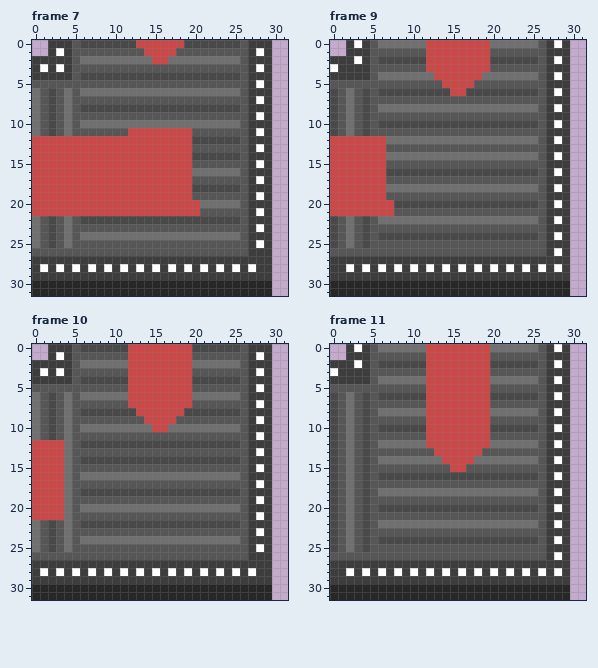
One commit to this pixel-art file: Assets/Sprites/Conveyors/down left curve conv.aseprite. Above is the file before it was changed.
32x32 pixels, 11 frames. Shown: frame 7, frame 9, frame 10, frame 11. The commit also changed other frames, which this record leaves out.
The same view after the edit:
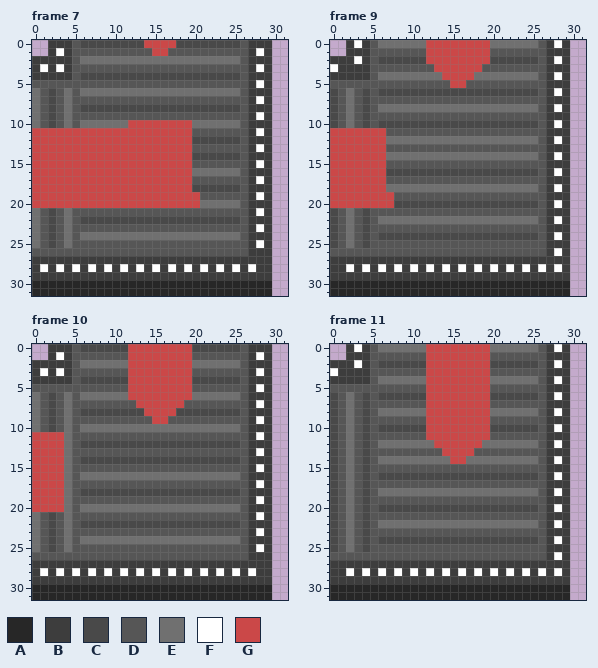
Palette (. is transparent): A #272727  B #3d3d3d  C #494949  D #565656  E #707070  F #ffffff  G #cb4848
Message: Updated Conveyor Curves
From old to new:
{"where": "frame 7, layer \"Layer 7\""}
{"frame":7,"y":0,"x":13,"old":"G","new":"C"}
{"frame":7,"y":0,"x":18,"old":"G","new":"C"}
{"frame":7,"y":1,"x":14,"old":"G","new":"D"}
{"frame":7,"y":1,"x":17,"old":"G","new":"D"}
{"frame":7,"y":2,"x":15,"old":"GG","new":"EE"}
{"frame":7,"y":10,"x":12,"old":"EEEEEEEE","new":"GGGGGGGG"}
{"frame":7,"y":11,"x":0,"old":"EDCDEDDDDDDD","new":"GGGGGGGGGGGG"}
{"frame":7,"y":19,"x":20,"old":"D","new":"G"}
{"frame":7,"y":21,"x":0,"old":"GGGGGGGGGGGGGGGGGGGGG","new":"EDCDEDDDDDDDDDDDDDDDD"}
{"where": "frame 9, layer \"Layer 7\""}
{"frame":9,"y":3,"x":12,"old":"G","new":"D"}
{"frame":9,"y":3,"x":19,"old":"G","new":"D"}
{"frame":9,"y":4,"x":13,"old":"G","new":"E"}
{"frame":9,"y":4,"x":18,"old":"G","new":"E"}
{"frame":9,"y":5,"x":14,"old":"G","new":"D"}
{"frame":9,"y":5,"x":17,"old":"G","new":"D"}
{"frame":9,"y":6,"x":15,"old":"GG","new":"CC"}
{"frame":9,"y":11,"x":0,"old":"CDEDCDD","new":"GGGGGGG"}
{"frame":9,"y":19,"x":7,"old":"D","new":"G"}
{"frame":9,"y":21,"x":0,"old":"GGGGGGGG","new":"CDEDCDDD"}
{"where": "frame 10, layer \"Layer 7\""}
{"frame":10,"y":7,"x":12,"old":"G","new":"D"}
{"frame":10,"y":7,"x":19,"old":"G","new":"D"}
{"frame":10,"y":8,"x":13,"old":"G","new":"C"}
{"frame":10,"y":8,"x":18,"old":"G","new":"C"}
{"frame":10,"y":9,"x":14,"old":"G","new":"D"}
{"frame":10,"y":9,"x":17,"old":"G","new":"D"}
{"frame":10,"y":10,"x":15,"old":"GG","new":"EE"}
{"frame":10,"y":11,"x":0,"old":"EDCD","new":"GGGG"}
{"frame":10,"y":21,"x":0,"old":"GGGG","new":"EDCD"}
{"where": "frame 11, layer \"Layer 7\""}
{"frame":11,"y":12,"x":12,"old":"G","new":"E"}
{"frame":11,"y":12,"x":19,"old":"G","new":"E"}
{"frame":11,"y":13,"x":13,"old":"G","new":"D"}
{"frame":11,"y":13,"x":18,"old":"G","new":"D"}
{"frame":11,"y":14,"x":14,"old":"G","new":"E"}
{"frame":11,"y":14,"x":17,"old":"G","new":"E"}
{"frame":11,"y":15,"x":15,"old":"GG","new":"DD"}
